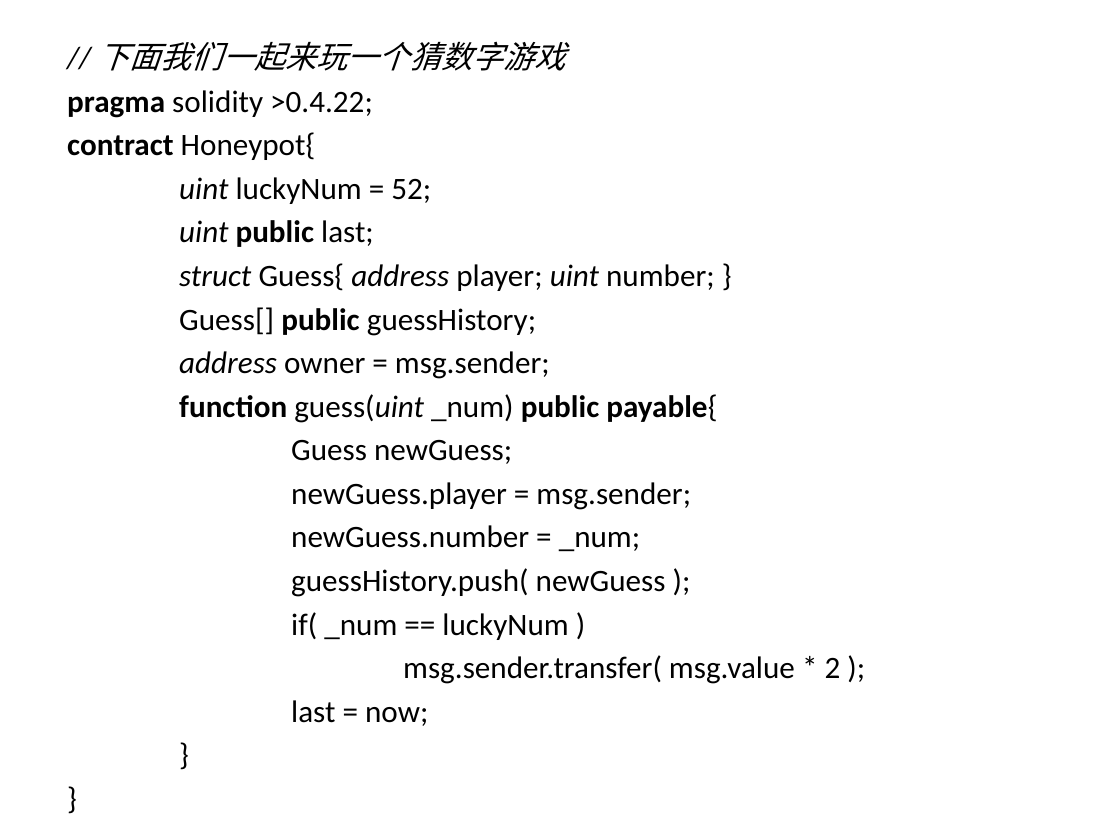
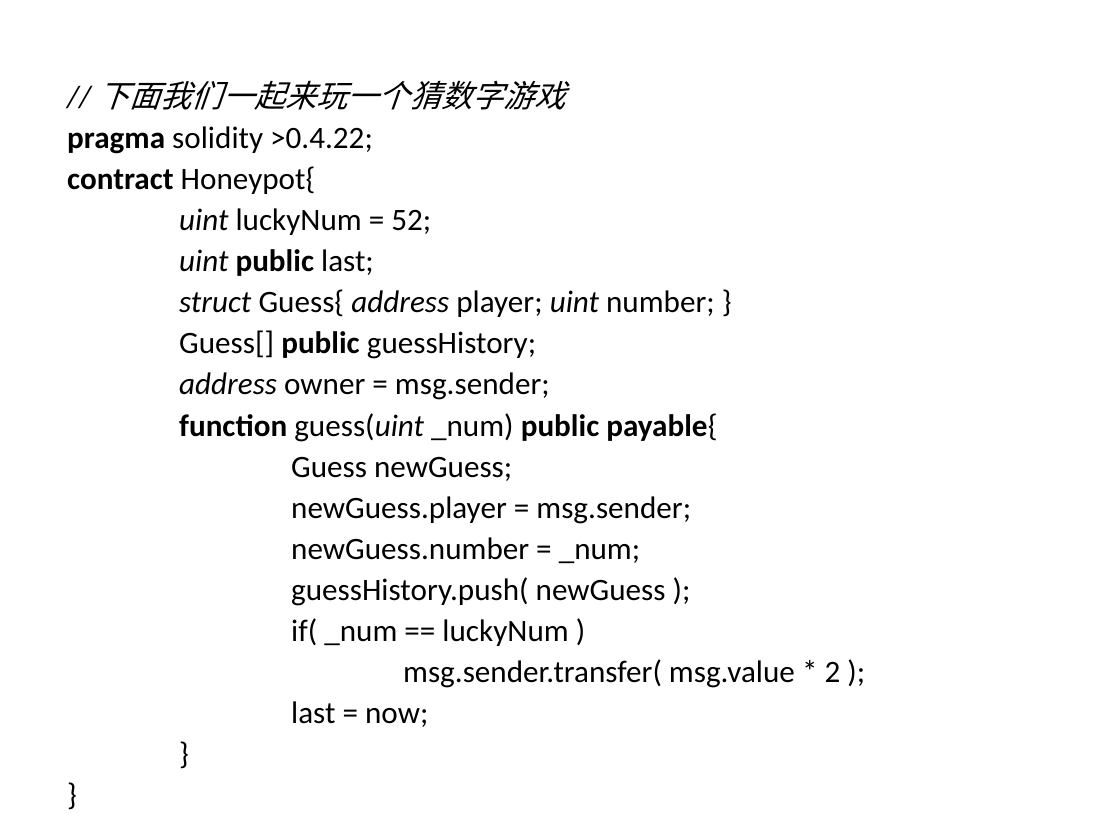
Before and after one commit to confucianzuoyuan/blockchain-tutorial, a slide deck: slide 20 of 以太坊教程/课件/5_2_solidity深入讲解.pptx. Drawn at 1120x840 pixels with LibreOffice and Linux fonts; fonts in the diff are those of the drawing; background and template pictures are left out. Boxes give left, top, right and bottom in pixels: in the first picture for what was removed or moved away, otherwise in the second. Text is boxed around its words. In the diff, an @@ line names an element or a change of style, - is before the commit and + after.

```diff
--- a/以太坊教程/课件/5_2_solidity深入讲解.pptx
+++ b/以太坊教程/课件/5_2_solidity深入讲解.pptx
@@ text "// 下面我们一起来玩一个猜数字游戏": place and size @@
-text "// 下面我们一起来玩一个猜数字游戏" at (67,41,841,726)
+text "// 下面我们一起来玩一个猜数字游戏" at (67,80,841,727)
@@ text "// 下面我们一起来玩一个猜数字游戏" at (67,80,841,727): line spacing 1 to 1.1; less space between paragraphs @@
```
Also in this commit, not shown: 33 other slides changed, 34 other files.
